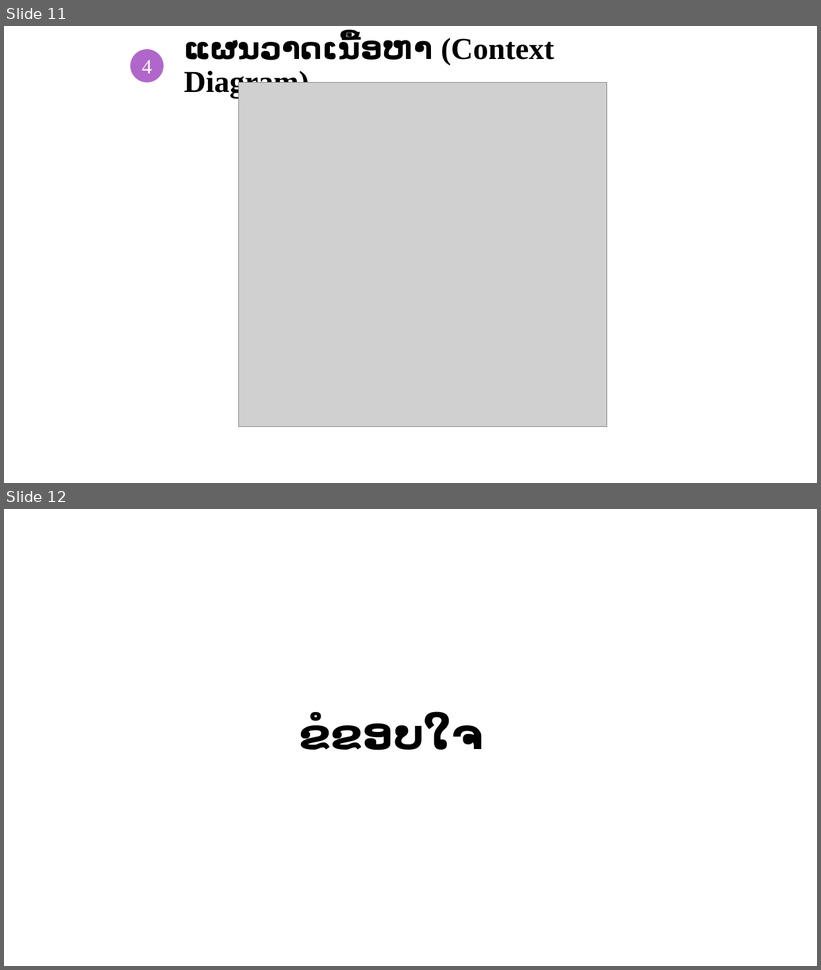
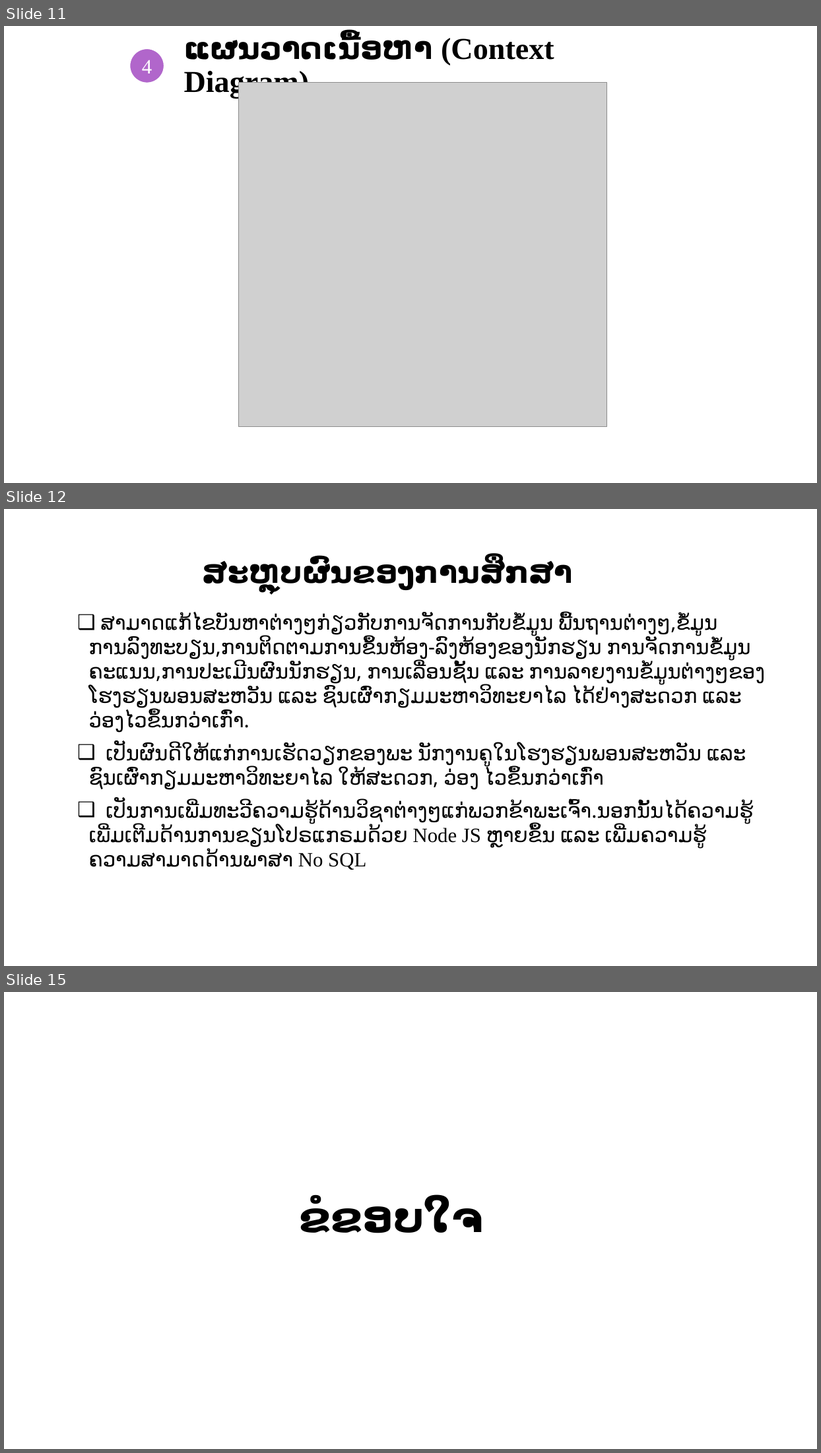
Before and after one commit to Phonekham/PhonesavanhL-TMSDocs, a slide deck: Present Final (1).ppt. Shown one above the other, each under a label of ours: slides 11 and 12 before the commit, slides 11, 12 and 15 after it; the slides between them are not shown. The pictures are 821x970 and 821x1453 pixels, drawn with LibreOffice and Linux fonts; fonts in the diff are those of the drawing; grey boxes stand for pictures; background and template pictures are left out. Boxes give left, top, right and bottom in pixels: in the first picture for what was removed or moved away, otherwise in the second. Text is boxed around its words. In the diff, an @@ line names an element or a change of style, - is before the commit and + after.

```diff
--- a/Present Final (1).ppt
+++ b/Present Final (1).ppt
@@ slide 12 added at box(4, 509, 817, 966), background #FFFFFF @@
@@ text added at box(203, 559, 573, 590), 36 pt, text #000000, bold @@
+ສະຫຼຸບຜົນຂອງການສຶກສາ
@@ text added at box(89, 613, 766, 870), 24 pt, text #000000 @@
+❑ ສາມາດແກ້ໄຂບັນຫາຕ່າງໆກ່ຽວກັບການຈັດການກັບຂໍ້ມູນ ພື້ນຖານຕ່າງໆ,ຂໍ້ມູນການລົງທະບຽນ,ການຕິດຕາມການຂຶ້ນຫ້ອງ-ລົງຫ້ອງຂອງນັກຮຽນ ການຈັດການຂໍ້ມູນຄະແນນ,ການປະເມີນຜົນນັກຮຽນ, ການເລື່ອນຊັ້ນ ແລະ ການລາຍງານຂໍ້ມູນຕ່າງໆຂອງໂຮງຮຽນພອນສະຫວັນ ແລະ ຊົນເຜົ່າກຽມມະຫາວິທະຍາໄລ ໄດ້ຢ່າງສະດວກ ແລະ ວ່ອງໄວຂຶ້ນກວ່າເກົ່າ.
+❑ ເປັນຜົນດີໃຫ້ແກ່ການເຮັດວຽກຂອງພະ ນັກງານຄູໃນໂຮງຮຽນພອນສະຫວັນ ແລະ ຊົນເຜົ່າກຽມມະຫາວິທະຍາໄລ ໃຫ້ສະດວກ, ວ່ອງ ໄວຂຶ້ນກວ່າເກົ່າ
+❑ ເປັນການເພີ່ມທະວີຄວາມຮູ້ດ້ານວິຊາຕ່າງໆແກ່ພວກຂ້າພະເຈົ້າ.ນອກນັ້ນໄດ້ຄວາມຮູ້ເພີ່ມເຕີມດ້ານການຂຽນໂປຣແກຣມດ້ວຍ Node JS ຫຼາຍຂຶ້ນ ແລະ ເພີ່ມຄວາມຮູ້ຄວາມສາມາດດ້ານພາສາ No SQL
@@ what was slide 12 is now slide 15 @@
```
Also in this commit, not shown: 1 slide changed, 2 other slides added.
